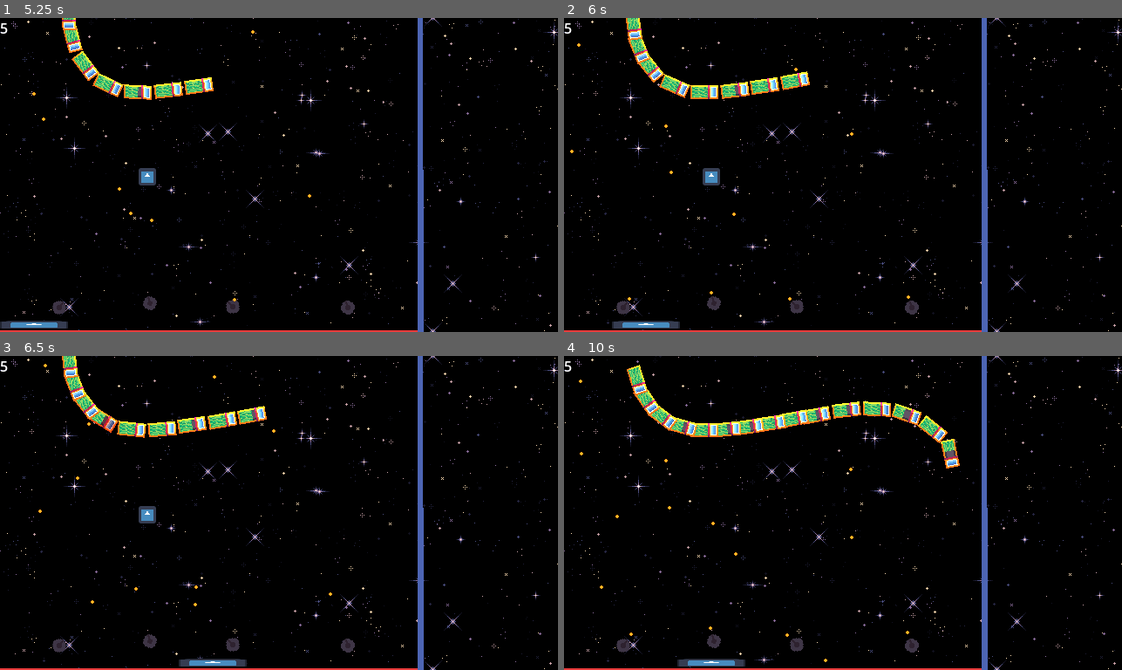
Above: before the commit, frames 1-4 (two rows, left to right).
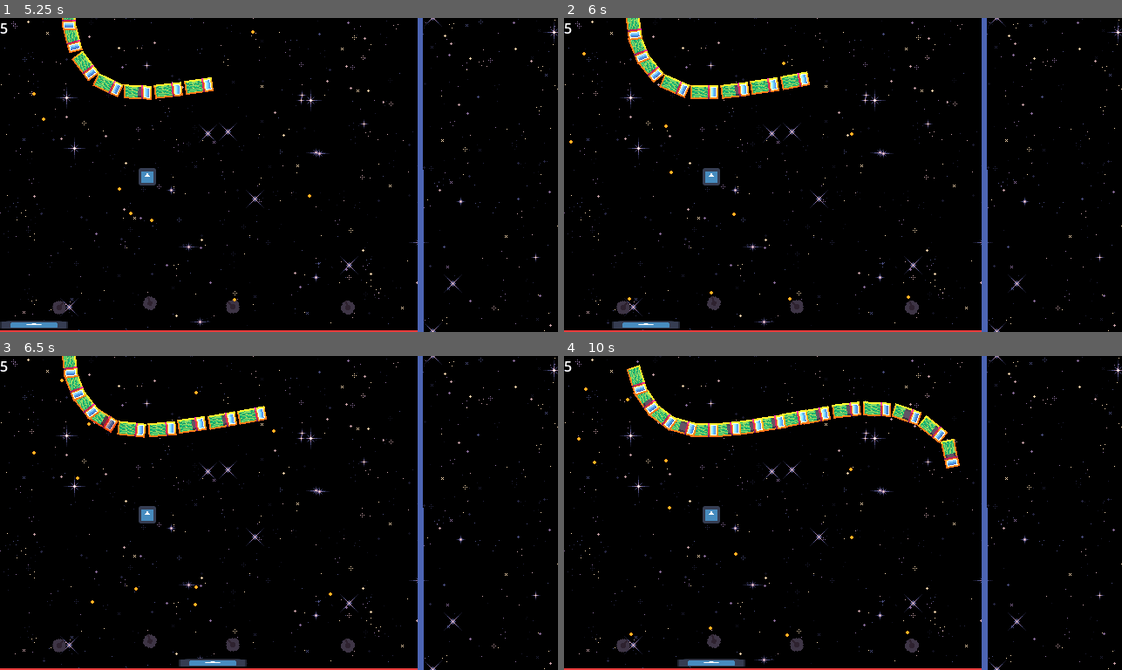
Above: after the commit, the same moments.

Repository: xefensor/tower-breakout
Game: Godot game, scene res://Game.tscn
Two runs of this game, one before a commit and one after it. Both use one fixed random seed, a clock stepped at 60 frames per second and the inputs below. The engine's default icon, where the game draws it, is replaced by a stand-in: a white triangle on a blue panel in a dark square.
Inputs (mouse positions are in pixels of both pictures, inside the frame that each line leads up to):
- Up to frame 1 (5.25 s): tap Enter at 0.5 s; move the mouse to (61, 306) at 0.52 s; press the mouse at (61, 306) at 0.53 s; hold D (paddle_right) 0.53-1.28 s; move the mouse to (150, 303) at 1.27 s; release the mouse at (150, 303) at 1.28 s; hold A (paddle_left) 1.28-2.03 s; click (150, 303) at 1.35 s; move the mouse to (345, 306) at 2.02 s; press the mouse at (345, 306) at 2.03 s; hold D (paddle_right) 2.03-3.53 s; move the mouse to (234, 306) at 2.77 s; release the mouse at (234, 306) at 2.78 s; click (234, 306) at 2.85 s; move the mouse to (446, 222) at 3.52 s; press the mouse at (446, 222) at 3.53 s; hold A (paddle_left) from 3.53 s (still down); move the mouse to (111, 127) at 4.27 s; release the mouse at (111, 127) at 4.28 s; click (111, 127) at 4.35 s; move the mouse to (306, 175) at 5.02 s; press the mouse at (306, 175) at 5.03 s
- Up to frame 2 (6 s): move the mouse to (759, 96) at 5.77 s; release A (paddle_left) at 5.78 s; release the mouse at (759, 96) at 5.78 s; hold D (paddle_right) from 5.78 s (still down); click (759, 96) at 5.85 s
- Up to frame 3 (6.5 s): keep holding D (paddle_right)
- Up to frame 4 (10 s): move the mouse to (965, 497) at 6.52 s; press the mouse at (965, 497) at 6.53 s; move the mouse to (731, 528) at 7.27 s; release the mouse at (731, 528) at 7.28 s; click (731, 528) at 7.35 s; move the mouse to (898, 443) at 8.02 s; release D (paddle_right) at 8.03 s; press the mouse at (898, 443) at 8.03 s; hold A (paddle_left) 8.03-9.53 s; move the mouse to (815, 575) at 8.77 s; release the mouse at (815, 575) at 8.78 s; click (815, 575) at 8.85 s; move the mouse to (1010, 560) at 9.52 s; press the mouse at (1010, 560) at 9.53 s; hold D (paddle_right) from 9.53 s (still down)

Frame 1 is identical in both runs. In frame 2, less than 0.1% of the frame differs, in the area x 0-42%, y 8-44%; in frame 3, less than 0.1%; in frame 4, 0.3%, in the area x 2-71%, y 7-98%.

Commit message:
ball effects idk

Diff:
--- a/balls/ball.gd
+++ b/balls/ball.gd
@@ -4,16 +4,16 @@
 
 signal hitted_damageable(collision_info: KinematicCollision2D)
 
+enum BounceType {NORMAL, REVERSE, SNIPER, CANNON}
+
 @export var weight: int = 10
 @export var _health: Health
-@export var bounce_type: BOUNCE_TYPE
+@export var bounce_type: BounceType
 @export var bounce_audio_player: OneShotAudioPlayer
 
-var triggers: Array[Trigger]
+@export var triggers: Array[Trigger]
 
 @onready var _visible_on_screen_notifier_2D: VisibleOnScreenNotifier2D = NodeUtils.get_child_by_class(self, VisibleOnScreenNotifier2D)
-
-enum BOUNCE_TYPE {NORMAL, REVERSE, SNIPER, CANNON}
 
 
 func _ready() -> void:
@@ -22,7 +22,7 @@
 	_visible_on_screen_notifier_2D.screen_exited.connect(_on_death)
 	_health.died.connect(queue_free)
 
-	triggers.append(TriggerDamageable.new())
+	#triggers.append(TriggerDamageable.new())
 	hitted_damageable.connect(triggers[0].trigger)
 
 
@@ -42,22 +42,24 @@
 			hitted_enemy = true
 
 		bounce_audio_player.one_shot_play(Level.instance)
-		velocity = calculate_baunce(bounce_type, collision_info, hitted_enemy)
+		velocity = calculate_bounce(bounce_type, collision_info, hitted_enemy)
 
 		_health.take_damage(1)
 		move_and_collide(velocity * delta)
 
 
-func calculate_baunce(bounce_type: BOUNCE_TYPE, collision_info: KinematicCollision2D, hitted_enemy: bool) -> Vector2:
+func calculate_bounce(bounce_type: BounceType, collision_info: KinematicCollision2D, hitted_enemy: bool) -> Vector2:
 	var normal: Vector2 = collision_info.get_normal()
 	var bounce: Vector2 = velocity.bounce(normal)
 
 	match bounce_type:
-		BOUNCE_TYPE.NORMAL:
+		BounceType.NORMAL:
 			bounce = velocity.bounce(normal)
-		BOUNCE_TYPE.REVERSE:
+
+		BounceType.REVERSE:
 			bounce = velocity.rotated(PI)
-		BOUNCE_TYPE.SNIPER:
+
+		BounceType.SNIPER:
 			if not hitted_enemy:
 				var enemies := get_tree().get_nodes_in_group("enemies")
 
@@ -72,7 +74,8 @@
 							nearest_node = node
 
 					bounce = (nearest_node.global_position - global_position).normalized() * velocity.length()
-		BOUNCE_TYPE.CANNON:
+
+		BounceType.CANNON:
 			if collision_info.get_collider().is_queued_for_deletion():
 				bounce = velocity
 
--- a/balls/ball.tscn
+++ b/balls/ball.tscn
@@ -1,10 +1,14 @@
-[gd_scene load_steps=9 format=3 uid="uid://c4ko46xi0u27d"]
+[gd_scene load_steps=16 format=3 uid="uid://c4ko46xi0u27d"]
 
 [ext_resource type="Script" uid="uid://dqe2rhlr6ul7l" path="res://balls/ball.gd" id="1_ht7ih"]
 [ext_resource type="Script" uid="uid://1lv2acxyuxrg" path="res://systems/health.gd" id="2_5j7o3"]
 [ext_resource type="Texture2D" uid="uid://vtd73b733fi" path="res://balls/ball.png" id="2_ota7r"]
+[ext_resource type="Script" uid="uid://cau3888oy20w3" path="res://balls/triggers/trigger.gd" id="3_ysyxj"]
 [ext_resource type="AudioStream" uid="uid://kqgf22uwfx0j" path="res://balls/bounce.wav" id="4_f1tw0"]
+[ext_resource type="Script" uid="uid://dj1uxgc1eib5s" path="res://balls/effects/effect.gd" id="4_yf0cp"]
+[ext_resource type="Script" uid="uid://ce1rc0edt52dn" path="res://balls/effects/effect_basic_hit.gd" id="5_7pftd"]
 [ext_resource type="Script" uid="uid://dxigfhjtcdruc" path="res://systems/effects/one_shot_audio_player.gd" id="5_f1tw0"]
+[ext_resource type="Script" uid="uid://b18pe2mp4uv2y" path="res://balls/triggers/trigger_damageable.gd" id="6_sdul6"]
 
 [sub_resource type="Resource" id="Resource_ota7r"]
 resource_local_to_scene = true
@@ -15,6 +19,20 @@
 killable = true
 healable = true
 metadata/_custom_type_script = "uid://1lv2acxyuxrg"
+
+[sub_resource type="Resource" id="Resource_nq7i2"]
+script = ExtResource("5_7pftd")
+metadata/_custom_type_script = "uid://ce1rc0edt52dn"
+
+[sub_resource type="Resource" id="Resource_5hrr2"]
+script = ExtResource("5_7pftd")
+next_effect = SubResource("Resource_nq7i2")
+metadata/_custom_type_script = "uid://ce1rc0edt52dn"
+
+[sub_resource type="Resource" id="Resource_o703g"]
+script = ExtResource("6_sdul6")
+effects = Array[ExtResource("4_yf0cp")]([SubResource("Resource_5hrr2")])
+metadata/_custom_type_script = "uid://b18pe2mp4uv2y"
 
 [sub_resource type="CircleShape2D" id="CircleShape2D_dgrc4"]
 radius = 2.0
@@ -29,8 +47,9 @@
 collision_mask = 35
 script = ExtResource("1_ht7ih")
 _health = SubResource("Resource_ota7r")
-bounce_type = 3
+bounce_type = 2
 bounce_audio_player = NodePath("OneShotAudioPlayer")
+triggers = Array[ExtResource("3_ysyxj")]([SubResource("Resource_o703g")])
 metadata/_custom_type_script = "uid://dqe2rhlr6ul7l"
 
 [node name="CollisionShape2D" type="CollisionShape2D" parent="."]
--- a/balls/effects/effect.gd
+++ b/balls/effects/effect.gd
@@ -1,6 +1,7 @@
 class_name Effect
 extends Resource
 
+@export var next_effect: Effect
 
-#func play():
-#	pass
+func do(effect_modifier: EffectModifier):
+	pass
--- a/balls/effects/effect_basic_hit.gd
+++ b/balls/effects/effect_basic_hit.gd
@@ -1,7 +1,10 @@
 class_name EffectBasicHit
 extends Effect
 
+var damage: int = 1
 
-func play(object: Object, damage: int = 1):
-	if object.has_method("take_damage"):
-		object.take_damage(damage)
+func do(effect_modifier: EffectModifier):
+	if effect_modifier.targets:
+		for target in effect_modifier.targets:
+			if target.has_method("take_damage"):
+				target.take_damage(damage)
--- /dev/null
+++ b/balls/effects/effect_modifier.gd
@@ -0,0 +1,4 @@
+class_name EffectModifier
+extends Resource
+
+var targets: Array[Node]
--- a/balls/triggers/trigger.gd
+++ b/balls/triggers/trigger.gd
@@ -2,7 +2,7 @@
 extends Resource
 
 
-var effects: Array[Effect]
+@export var effects: Array[Effect]
 
 
 #func trigger():
--- a/balls/triggers/trigger_damageable.gd
+++ b/balls/triggers/trigger_damageable.gd
@@ -8,5 +8,7 @@
 
 
 func trigger(collision_info: KinematicCollision2D):
+	var effect_mofifier = EffectModifier.new()
+	effect_mofifier.targets.append(collision_info.get_collider())
 	for effect in effects:
-		effect.play(collision_info.get_collider())
+		effect.do(effect_mofifier)
Not shown, added: balls/effects/effect_modifier.gd.uid
